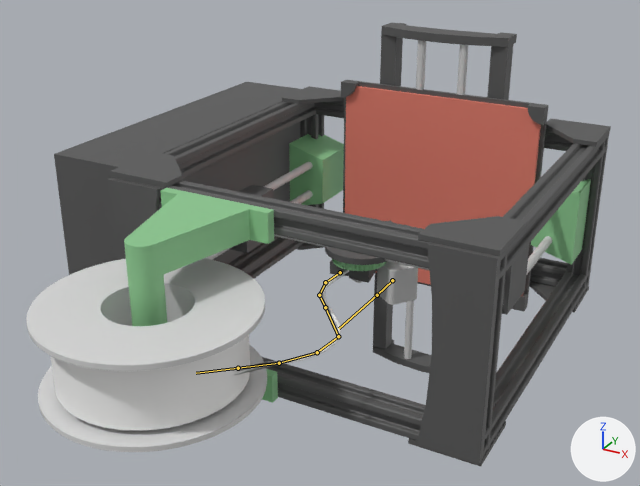
One commit to the FBX model Assets/3DResources/Impressora.fbx: the scene before it, then after it.
Before and after are seen from a 50 mm camera at (0.585, -1.032, 0.493) aimed at (0.168, -0.273, 0.114). The lights are fixed; the arrows at lower right show +X, +Y and +Z. The picture after the commit comes second. Both versions are drawn at frame 60 of the action 'Imprimir'; the numbers are the values there. The bones that change, and the others that lie on the model, are drawn over the model as lines.

In view in the first picture: 'Body1', 'Body10', 'Body15', 'Body16', 'Body18', 'Body29', 'Body32', 'Body34', 'Body36', 'Body7', 'Body9' and 4 more.
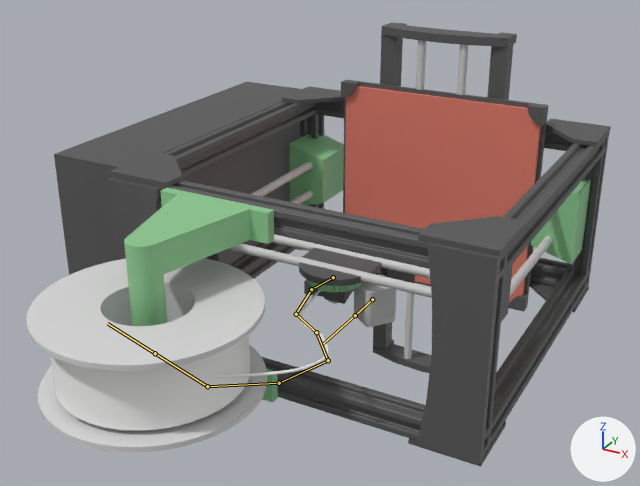
Location of each change, (x1, y1, x2, y2) in pixels of the pictures (640 x 486 px):
'Body36', posed
    before: (50, 270, 349, 430)
    after: (50, 335, 250, 430)
'Body29', posed
    before: (325, 218, 418, 305)
    after: (299, 248, 415, 327)
'Body18', posed
    before: (230, 185, 530, 315)
    after: (206, 234, 513, 322)
'Body36.001', now drawn
    after: (216, 290, 329, 378)
bone 'Ajuste', root to tip
    before: (392, 280) to (377, 295)
    after: (372, 299) to (355, 315)
bone 'Bico', root to tip
    before: (377, 295) to (339, 328)
    after: (355, 315) to (323, 343)
bone 'Filamento_3', root to tip
    before: (319, 295) to (325, 307)
    after: (296, 314) to (316, 332)
bone 'Filamento_4', root to tip
    before: (325, 307) to (338, 336)
    after: (316, 332) to (328, 360)
bone 'Filamento_5', root to tip
    before: (338, 336) to (317, 352)
    after: (328, 360) to (279, 383)
bone 'Filamento_6', root to tip
    before: (317, 352) to (279, 363)
    after: (279, 383) to (207, 386)
bone 'Filamento_7', root to tip
    before: (279, 363) to (238, 368)
    after: (207, 386) to (155, 353)

What the commit changed:
Bone 'Ajuste' (bone_ajuste) moves from (0.0, -0.41, 0.0) to (0.0, 0.88, 0.0).
Bone 'Bico' (bone_bico) moves from (-0.01, -0.41, 0.0) to (0.02, 0.87, 0.0).
Bone 'Filamento_3' (bone_filamento_3) turns from (1, -2, 15) to (0, 0, 4) degrees about its own x, y and z.
Bone 'Filamento_4' (bone_filamento_4) turns from (1, 0, 11) to (1, -1, 21) degrees about its own x, y and z.
Bone 'Filamento_5' (bone_filamento_5) turns from (0, 1, -5) to (0, -2, 11) degrees about its own x, y and z.
Bone 'Filamento_6' (bone_filamento_6) turns from (0, 0, -5) to (0, -1, -8) degrees about its own x, y and z.
Bone 'Filamento_7' (bone_filamento_7) turns from (0, 0, 4) to (-1, -1, 34) degrees about its own x, y and z.
